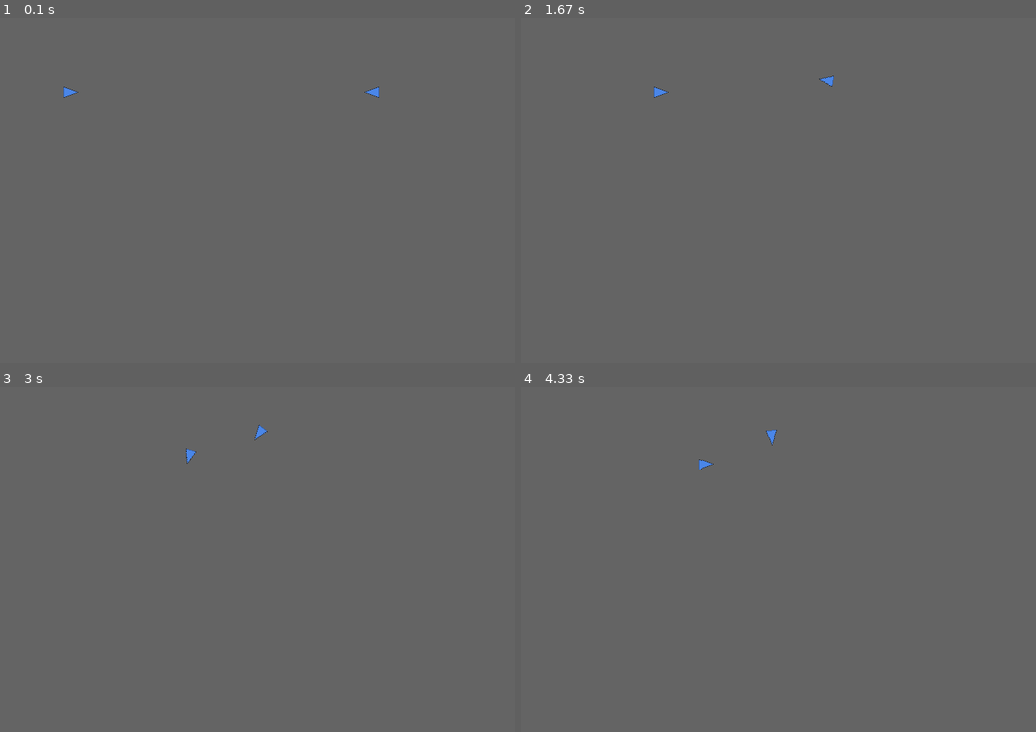
Above: before the commit, frames 1-4 (two rows, left to right).
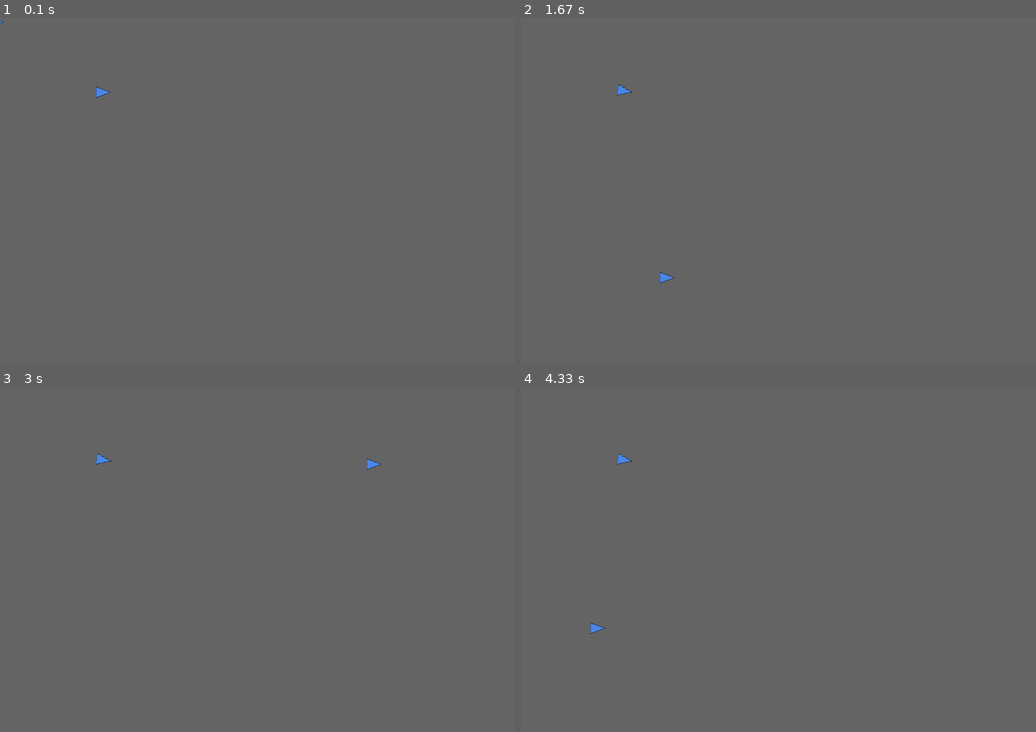
Above: after the commit, the same moments.

Repository: agmui/random_stuff
Game: pygame game, started from birbs/better_birbs/window.py
Same seed, same stepped clock (60 frames per second), same inputs: the game is played once before the commit and once after it.
Inputs (mouse positions are in pixels of both pictures, inside the frame that each line leads up to):
- Up to frame 1 (0.1 s): no input
- Up to frame 2 (1.67 s): hold Right 0.33-0.8 s; move the mouse to (793, 297) at 0.37 s; hold Right 0.83-1.3 s; move the mouse to (1005, 259) at 0.87 s; hold Left from 1.33 s (still down); move the mouse to (675, 276) at 1.37 s
- Up to frame 3 (3 s): release Left at 1.87 s; hold Left 1.9-2.3 s; move the mouse to (113, 566) at 1.93 s; hold Right 2.33-2.97 s; move the mouse to (381, 462) at 2.37 s
- Up to frame 4 (4.33 s): click (660, 452) at 3.05 s; hold Left 3.33-3.8 s; click (830, 469) at 3.42 s; hold Right 3.83-4.3 s; click (603, 628) at 3.92 s

The runs differ from the first frame. In frame 1, 0.2% of the frame differs, in the area x 0-74%, y 0-24%; in frame 2, 0.2%, in the area x 18-61%, y 16-77%; in frame 3, 0.2%; in frame 4, 0.2%.

Commit message:
working on avoid filter

Diff:
--- a/Del.py
+++ b/Del.py
@@ -1,61 +1,12 @@
 """
-tip on rotattion:
-have the return function:
-py.transform.rotate(self.ogi, self.angle - 90)
-not return to the og img
+angle = 179
+add = 2
 
-also
-rect/pos must be updated after rotation
+finel = -179
+
+angle = -179
+add = -3
+
+finel = 178
+
 """
-
-import math
-import os
-import pygame as py
-
-py.init()
-clock = py.time.Clock()  # FPS stuff
-display_width = 200
-display_height = 200
-GD = py.display.set_mode((display_width, display_height))
-crashed = False
-#green_alien = r'/Users/Anthony/PycharmProjects/random_stuff/birbs/better_birbs/assets/birb.png'
-green_alien = r'C:\Users\antho\Documents\GitHub\random_stuff\birbs\better_birbs\assets\birb.png'
-
-
-class Player(py.sprite.Sprite):
-    def __init__(self):
-        py.sprite.Sprite.__init__(self)
-        self.angle = 180
-        self.ogi = py.image.load(green_alien)
-        self.image = self.ogi# py.image.load(green_alien)
-        self.mask = py.mask.from_surface(self.image)
-        self.rect = self.image.get_rect(center=(100, 100))
-
-    def rotate(self, x):
-        self.angle += x
-        if self.angle > 360:
-            self.angle -= 360
-        elif self.angle < 0:
-            self.angle += 360
-        self.image = py.transform.rotate(self.ogi, self.angle - 90)
-        self.rect = self.image.get_rect(center=self.rect.center)
-
-
-p1 = Player()
-sprite_group = py.sprite.Group()
-sprite_group.add(p1)
-
-
-while not crashed:
-    for event in py.event.get():
-        if event.type == py.QUIT:
-            crashed = True
-
-    p1.rotate(10)
-    # player.angle = 0
-    GD.fill((0, 0, 0))
-    sprite_group.draw(GD)
-
-    py.display.update()
-    clock.tick(60)
-py.quit()
--- a/birbs/better_birbs/birb.py
+++ b/birbs/better_birbs/birb.py
@@ -3,7 +3,11 @@
 num_of_birbs = 2
 birb_list = []
 poslist = []
-
+"""
+     90
++-180 >  0
+    -90
+"""
 
 class birb:
     def __init__(self, pos, angle):
@@ -17,24 +21,28 @@
         self.avoid_filter()
         self.same_direction_filter()
         self.center_dive()
-        self.move()
+        #self.move()
 
     def sight(self):
         for i in poslist:
-            dx, dy = self.pos[0] - i[0], i[1] - self.pos[1]
+            dx, dy = i[0] - self.pos[0], self.pos[1] - i[1]
             distance = math.hypot(dx, dy)
-            angle = math.degrees(math.atan2(dy, dx))*-1
+            angle = math.degrees(math.atan2(dy, dx))
             if 0 != distance <= 100 and not (-90 + 10 >= angle >= -90 - 10):
                 self.nearByBirbsList.append([distance, angle])
                 if self.pos == [150, 100]:
-                    print(angle)
+                    pass#print(self.angle)
+            else:
+                self.nearByBirbsList.clear()
 
     def avoid_filter(self):
         total = 0
         for i in self.nearByBirbsList:
             distance, angle = i[0], i[1]
-            total -= math.exp(0.0001*distance-1) * angle*0.1
-        self.angle += total
+            total -= math.exp(-0.1 * distance - 1) * 0.01#include angle as parameter to get sign/ dir to turn
+            print(total)
+        self.rotate(total)
+        total = 0
 
     def same_direction_filter(self):
         pass
@@ -46,6 +54,14 @@
         r = 1
         self.pos[0] += r * math.cos(self.angle)  # make sure it is in radians or something
         self.pos[1] += r * math.sin(self.angle)
+
+    def rotate(self, deg):
+        if deg + self.angle > math.radians(180):
+            self.angle = (deg + self.angle - math.radians(180)) - math.radians(180)
+        elif deg + self.angle < -180:
+            self.angle = (deg + self.angle + math.radians(180)) + math.radians(180)
+        else:
+            self.angle += deg
 
     def getPos(self):
         return self.pos
@@ -65,7 +81,7 @@
     #    b = birb([0, 0], 0)
     #    birb_list.append(b)
     b1 = birb([100, 100], 0)
-    b2 = birb([500, 100], 180)
+    b2 = birb([150, 100], 0)
     birb_list.append(b1)
     birb_list.append(b2)
 
@@ -80,7 +96,6 @@
     getAllBirbPos()
     for i in birb_list:
         i.path_finding()
-        # i.move()
 
 
 if __name__ == '__main__':
--- a/birbs/better_birbs/window.py
+++ b/birbs/better_birbs/window.py
@@ -78,7 +78,7 @@
             elif event.key == pygame.K_RIGHT:
                 temp = 1
 
-    Mouse_x, Mouse_y = -1,-1#pygame.mouse.get_pos()
+    Mouse_x, Mouse_y = pygame.mouse.get_pos()
 
     birb.main(Mouse_x, Mouse_y, temp)
     temp = 0
--- /dev/null
+++ b/pygame_exsamples/rotation.py
@@ -0,0 +1,61 @@
+"""
+tip on rotattion:
+have the return function:
+py.transform.rotate(self.ogi, self.angle - 90)
+not return to the og img
+
+also
+rect/pos must be updated after rotation
+"""
+
+import math
+import os
+import pygame as py
+
+py.init()
+clock = py.time.Clock()  # FPS stuff
+display_width = 200
+display_height = 200
+GD = py.display.set_mode((display_width, display_height))
+crashed = False
+#green_alien = r'/Users/Anthony/PycharmProjects/random_stuff/birbs/better_birbs/assets/birb.png'
+green_alien = r'C:\Users\antho\Documents\GitHub\random_stuff\birbs\better_birbs\assets\birb.png'
+
+
+class Player(py.sprite.Sprite):
+    def __init__(self):
+        py.sprite.Sprite.__init__(self)
+        self.angle = 180
+        self.ogi = py.image.load(green_alien)
+        self.image = self.ogi# py.image.load(green_alien)
+        self.mask = py.mask.from_surface(self.image)
+        self.rect = self.image.get_rect(center=(100, 100))
+
+    def rotate(self, x):
+        self.angle += x
+        if self.angle > 360:
+            self.angle -= 360
+        elif self.angle < 0:
+            self.angle += 360
+        self.image = py.transform.rotate(self.ogi, self.angle - 90)
+        self.rect = self.image.get_rect(center=self.rect.center)
+
+
+p1 = Player()
+sprite_group = py.sprite.Group()
+sprite_group.add(p1)
+
+
+while not crashed:
+    for event in py.event.get():
+        if event.type == py.QUIT:
+            crashed = True
+
+    p1.rotate(10)
+    # player.angle = 0
+    GD.fill((0, 0, 0))
+    sprite_group.draw(GD)
+
+    py.display.update()
+    clock.tick(60)
+py.quit()
